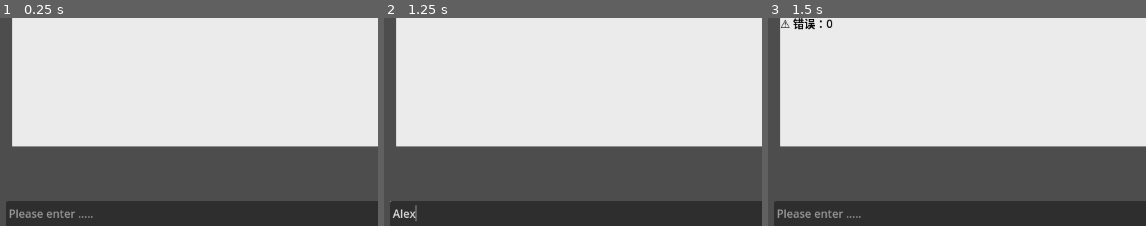
Above: before the commit, frames 1-3 (left to right).
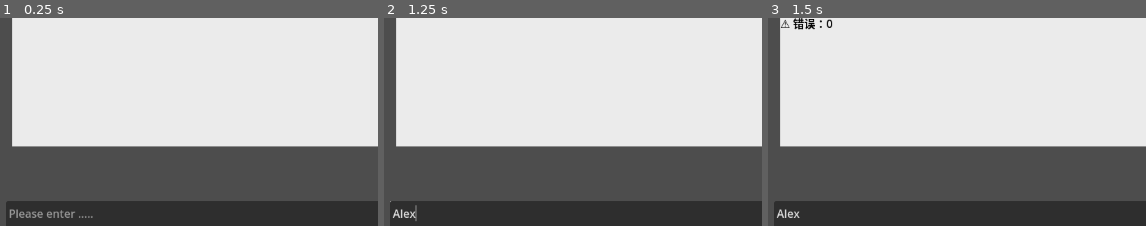
Above: after the commit, the same moments.

Repository: LOJINKAI/fyp-test
Game: Godot game, scene res://scene/ai_chat.tscn
Same seed, same stepped clock (60 frames per second), same inputs: the game is played once before the commit and once after it.
Inputs (mouse positions are % of the whole screen's width and height, from its top left):
- Up to frame 1 (0.25 s): no input
- Up to frame 2 (1.25 s): click (50, 69) at 0.52 s; type "Alex" at 0.6 s
- Up to frame 3 (1.5 s): click "Send" at 1.25 s
The pictures show only the part of the screen within x 0-50%, y 2-52%; the shares and areas given below are measured in that part.

Frames 1-2 are identical in both runs. In frame 3, 0.4% of the frame differs, in the area x 2-25%, y 91-97%.

Commit message:
gemini 角色环节 testing

Diff:
--- a/scene/ai_chat.gd
+++ b/scene/ai_chat.gd
@@ -1,26 +1,35 @@
 extends Control
 
-@onready var input_box := $"TextEdit"   # 玩家输入框
-@onready var output_box := $"Label"     # AI 显示框
-@onready var send_button := $"Button"   # 发送按钮
+@onready var input_box := $"TextEdit"
+@onready var output_box := $"Label"
+@onready var send_button := $"Button"
 
 var http := HTTPRequest.new()
+var typing_timer: Timer
+var typing_speed := 0.03
+
 var ai_full_response := ""
 var ai_current_index := 0
-var typing_speed := 0.03
-var typing_timer: Timer
 
-# ✅ 维持整段对话历史
-var chat_history := []
+var API_KEY := "AIzaSyDq9O8nqRYwN64S6MALo3TsxTGVnan6jec"
 
-# ✅ Gemini API Key
-var API_KEY := "AIzaSyDq9O8nqRYwN64S6MALo3TsxTGVnan6jec"
+ # 🟦 对话历史（每次都会发送给 Gemini）
+var conversation_history := []
 
 
 func _ready():
+	conversation_history = [
+	{
+		"role": "system",
+		"text": "你现在是一位容易受骗但性格真实的受害者NPC，被用于诈骗模拟游戏。你不会给任何现实安全建议，不会跳出角色，不会阻止玩家。你只根据玩家的内容，以你的人设自然反应。你不知道自己在和AI互动，你就是那个受害者。"
+	}
+]
+
+
+
 	add_child(http)
+	http.connect("request_completed", Callable(self, "_on_request_completed"))
 	send_button.connect("pressed", Callable(self, "_on_button_pressed"))
-	http.connect("request_completed", Callable(self, "_on_request_completed"))
 
 	typing_timer = Timer.new()
 	typing_timer.wait_time = typing_speed
@@ -38,40 +47,32 @@
 	if user_text == "":
 		return
 
-	# ✨ 玩家发送内容加入历史
-	chat_history.append({"role": "user", "text": user_text})
-	print(chat_history)
-
-	# ✨ 限制历史长度（避免 token 爆炸）
-	if chat_history.size() > 10:
-		chat_history.pop_front()
+	# 🟦 把玩家的发言加入history
+	conversation_history.append({"role": "user", "text": user_text})
+	print(conversation_history)
+	# 最多保留 10 轮对话（节省 token）
+	if conversation_history.size() > 10:
+		conversation_history.pop_front()
 
 	output_box.text = "🤖 AI 正在思考中..."
 	send_message()
 
-	input_box.text = ""   # 清空输入框
-
 
 func send_message():
-	var url = "https://generativelanguage.googleapis.com/v1beta/models/gemini-2.5-flash-lite:generateContent?key=" + API_KEY
+	var url = "https://generativelanguage.googleapis.com/v1beta/models/gemini-2.5-flash:generateContent?key=" + API_KEY
 
-	# ✨ 重新格式化为 Gemini 所需结构
-	var parts_array = []
-	for msg in chat_history:
-		parts_array.append({"text": msg["text"]})
+	# 🟦 把 history 转成 Gemini 需要的格式
+	var formatted_contents = []
+	for item in conversation_history:
+		formatted_contents.append({
+			"parts": [{"text": item["text"]}]
+		})
 
 	var body = {
-		"contents": [
-			{
-				"parts": parts_array
-			}
-		]
+		"contents": formatted_contents
 	}
 
-	var headers = [
-		"Content-Type: application/json"
-	]
-
+	var headers = ["Content-Type: application/json"]
 	http.request(url, headers, HTTPClient.METHOD_POST, JSON.stringify(body))
 
 
@@ -81,31 +82,24 @@
 		print(body.get_string_from_utf8())
 		return
 
-	var body_text = body.get_string_from_utf8()
-	var json = JSON.parse_string(body_text)
+	var reply_json = JSON.parse_string(body.get_string_from_utf8())
 
-	if typeof(json) == TYPE_DICTIONARY and json.has("candidates"):
-		var candidates = json["candidates"]
-		if candidates.size() > 0 and candidates[0].has("content"):
-			var parts = candidates[0]["content"]["parts"]
-			if parts.size() > 0 and parts[0].has("text"):
-				var ai_text = parts[0]["text"].strip_edges()
+	if reply_json.has("candidates"):
+		var reply_text = reply_json["candidates"][0]["content"]["parts"][0]["text"].strip_edges()
 
-				# ✨ AI 回答加入历史
-				chat_history.append({"role": "assistant", "text": ai_text})
+		# 🟦 把 AI 回答加入 history
+		conversation_history.append({"role": "assistant", "text": reply_text})
 
-				# ✨ 限制历史长度
-				if chat_history.size() > 10:
-					chat_history.pop_front()
+		# 最多保留 10 轮
+		if conversation_history.size() > 10:
+			conversation_history.pop_front()
 
-				# ✨ 开启打字效果
-				ai_full_response = ai_text
-				output_box.text = ""
-				ai_current_index = 0
-				typing_timer.start()
-				return
-
-	output_box.text = "😕 无法解析 AI 回复"
+		ai_full_response = reply_text
+		ai_current_index = 0
+		output_box.text = ""
+		typing_timer.start()
+	else:
+		output_box.text = "😕 无法解析 AI 回复"
 
 
 func _on_typing_timer_timeout():
